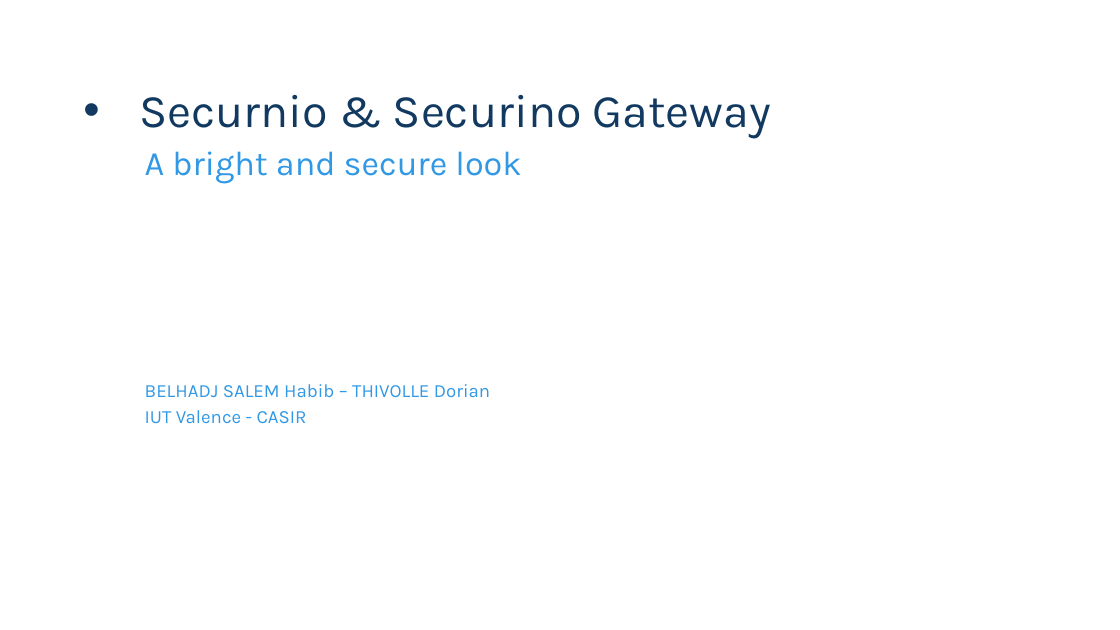
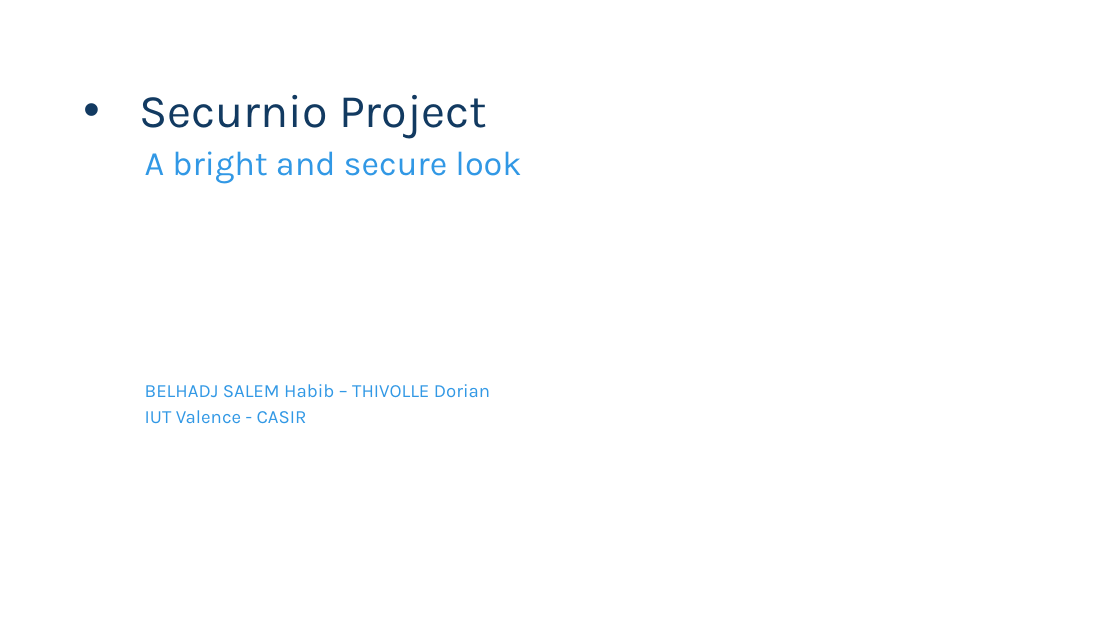
Before and after one commit to DorianThiv/securino, a slide deck: slide 1 of doc/Securnio & Securino Gatway.pptx. Drawn at 1120x630 pixels with LibreOffice and Linux fonts; fonts in the diff are those of the drawing; background and template pictures are left out. Boxes give left, top, right and bottom in pixels: in the first picture for what was removed or moved away, otherwise in the second. Text is boxed around its words. In the diff, an @@ line names an element or a change of style, - is before the commit and + after.

```diff
--- a/doc/Securnio & Securino Gatway.pptx
+++ b/doc/Securnio & Securino Gatway.pptx
@@ title at (139,95,487,139): text changed @@
-• Securnio & Securino Gateway
+• Securnio Project
```
Also in this commit, not shown: 7 other slides changed, 4 slides added, 1 slide removed, 2 other files.
